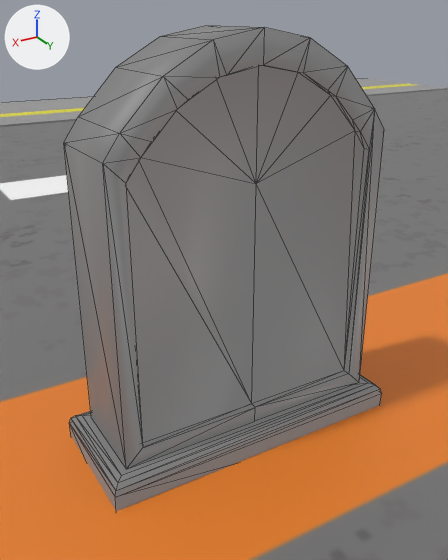
An edit to the Blender file Resources/LevelData/LoseStage/LoseStage.blend, drawn before and after from the same camera.
Camera for both pictures: a camera (50 mm lens) standing at (4.23, 6.84, 5.81) and looking at (0.15, 0.03, 2.41). The axes (+X, +Y, +Z) are drawn at upper left. The lights are the same throughout. Mesh edges are drawn as thin lines.

Names of what the first picture shows: 'cemetery03.001', '平面'.
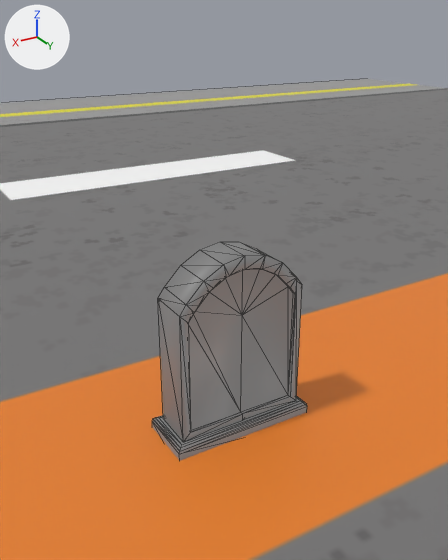
What differs and where, as boxes (x1, y1, x2, y2) in the pictures (448 x 560 px):
'cemetery03.001', rescaled (51% narrower, 55% shorter): before (64, 25, 384, 511); after (152, 242, 307, 461)

The change, as a list of edits to the scene's bpy script:
```text
Change ob_cemetery03_001:
    ob_cemetery03_001.scale: (2.0, 2.0, 2.0) -> (1.0, 1.0, 1.0)
```
